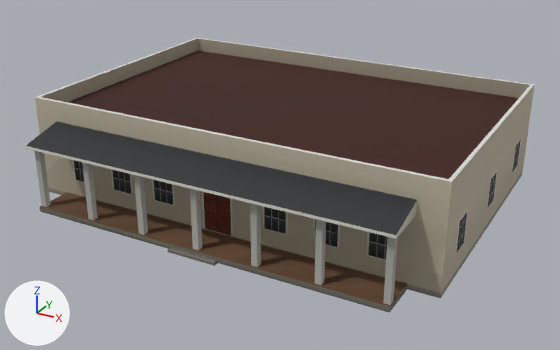
Before and after pictures for a commit that changed the glTF model assets/coronado_kit/buildings/civic/civ_library/civic_civ_library_mid.glb.
Both versions are drawn from a 50 mm lens placed at (20.1, -37.9, 19.3), pointed at (0.0, -1.4, 1.1). Every picture has the same lights, and +X, +Y and +Z are marked at lower left. The picture after the commit comes second. Vertices at exactly the same position are counted once.

Objects in the first picture: 'civic_civ_library_mid'.
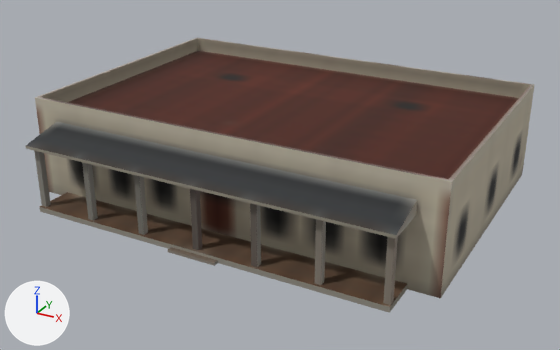
Pixel boxes [x1, y1, x2, y2] of what changed, in the pictures (560 x 350 px):
```json
{"object": "civic_civ_library_mid", "change": "surface changed, recoloured", "before": [25, 38, 535, 313], "after": [25, 38, 535, 313]}
{"part": 1, "of": "me_civic_civ_library_mid", "change": "surface changed", "before": [25, 38, 535, 313], "after": [25, 38, 535, 313]}
{"part": 2, "of": "me_civic_civ_library_mid", "change": "recoloured", "before": [36, 98, 524, 306], "after": [36, 98, 524, 306]}
{"part": 3, "of": "me_civic_civ_library_mid", "change": "edited", "before": [25, 86, 534, 307], "after": [25, 86, 534, 307], "on screen": "looks the same"}
{"part": 4, "of": "me_civic_civ_library_mid", "change": "recoloured", "before": [34, 38, 530, 313], "after": [34, 38, 530, 313]}
```

Edits to the scene script, one JSON object a line:
```json
{"op": "add", "block": "img_bld_lod_color_png", "code": ["img_bld_lod_color_png = load_image('bld_lod_color.png', '../../../textures/bld_lod_color.png', 2048, 2048, 'sRGB')"]}
{"block": "mat_bld_mid", "where": "n4 = _N.new('ShaderNodeTexImage'); n4.name = 'Image Texture'"}
{"op": "set", "path": "n4.image", "old": "img_city_color_png", "new": "img_bld_lod_color_png"}
{"op": "add", "block": "mat_bld_mid", "code": "n4.extension = 'EXTEND'"}
{"block": "me_civic_civ_library_mid", "where": "me_civic_civ_library_mid.from_pydata(...)  # 340 vertices, 564 faces; spans x -12.0..12.0, y -10.5..9.5, z 0.0..5.8"}
{"block": "me_civic_civ_library_mid", "where": "# used by ob_civic_civ_library_mid; location = (0.0, 0.0, 0.0)"}
{"block": "me_civic_civ_library_mid", "change": "me_civic_civ_library_mid part 1: texture (UV) coordinates of 564 of 564 faces, centred in x -12.0..12.0, y -10.5..9.5, z 0.1..5.8, changed; they spanned u 0.01..0.74, v 0.18..0.71 and now span u 0.17..0.95, v 0.04..0.8"}
{"block": "me_civic_civ_library_mid", "change": "me_civic_civ_library_mid part 2: 156 faces centred in x -12.0..12.0, y -10.5..9.4, z 0.1..5.2 are repainted in the vertex colours; the middle colour goes from light grey #e4e0d5 to white #ffffff"}
{"block": "me_civic_civ_library_mid", "change": "me_civic_civ_library_mid part 3: 208 faces centred in x -12.0..12.0, y -10.4..8.8, z 0.2..5.5 are repainted in the vertex colours; the middle colour goes from white #f4efe8 to white #ffffff"}
{"block": "me_civic_civ_library_mid", "change": "me_civic_civ_library_mid part 4: 188 faces centred in x -12.0..12.0, y -10.5..9.5, z 0.1..5.5 are repainted in the vertex colours; the middle colour goes from pale yellow #d5cec1 to white #ffffff"}
```
